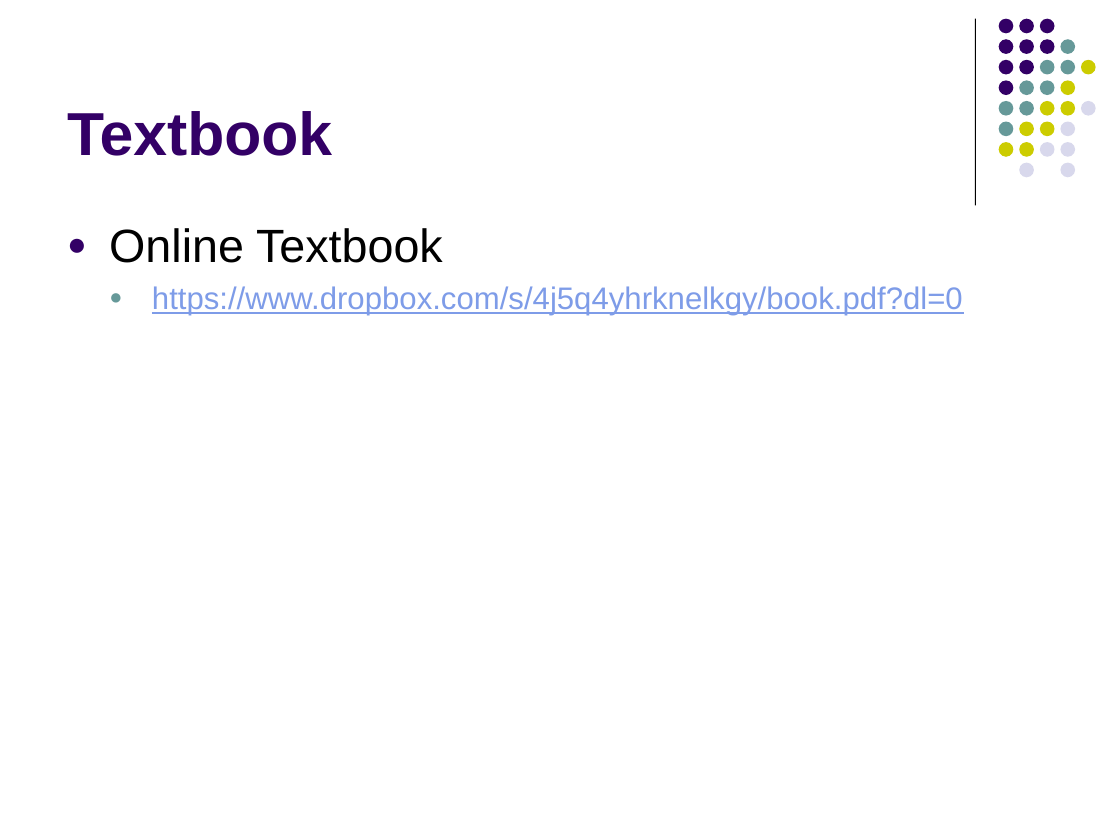
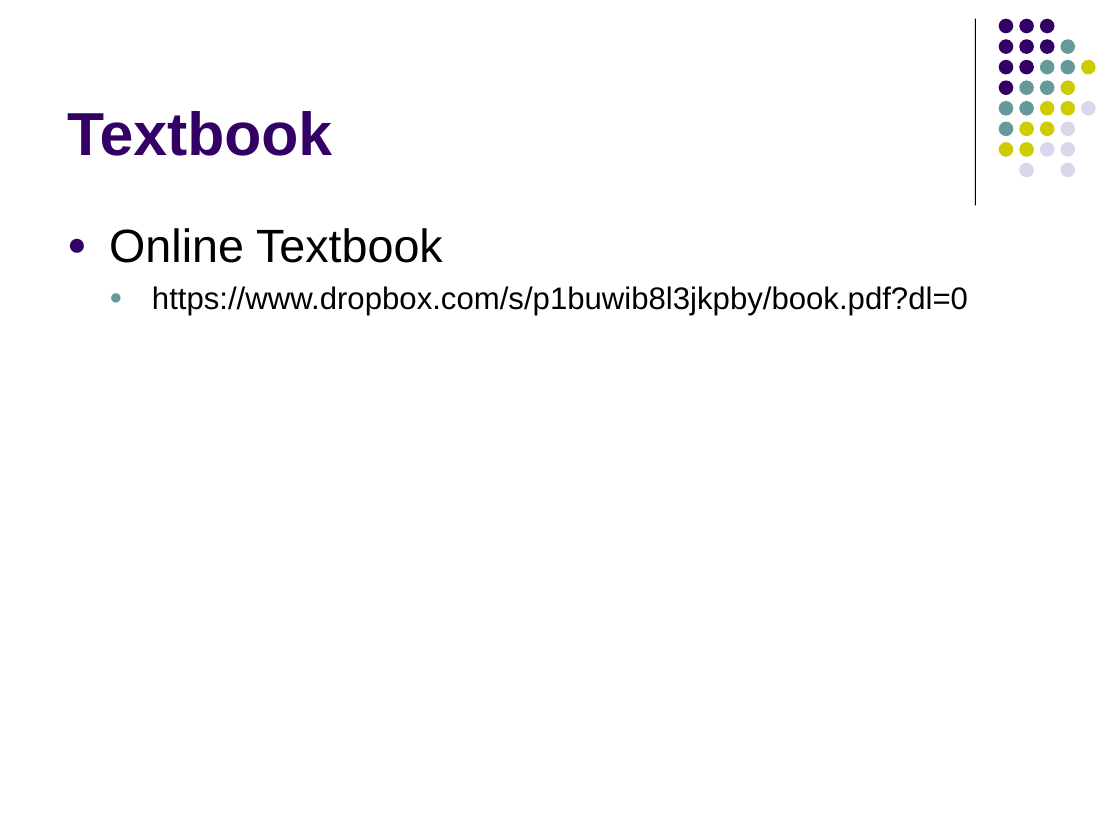
Before and after one commit to lutzhamel/CSC402, a slide deck: slide 3 of notes/csc402-ln001.pptx. Drawn at 1120x840 pixels with LibreOffice and Linux fonts; fonts in the diff are those of the drawing. Boxes give left, top, right and bottom in pixels: in the first picture for what was removed or moved away, otherwise in the second. Text is boxed around its words. In the diff, an @@ line names an element or a change of style, - is before the commit and + after.

```diff
--- a/notes/csc402-ln001.pptx
+++ b/notes/csc402-ln001.pptx
@@ text at [152,286,968,315]: text changed; text colour #7E9CE8 to #000000 @@
-  ● https://www.dropbox.com/s/4j5q4yhrknelkgy/book.pdf?dl=0
+  ● https://www.dropbox.com/s/p1buwib8l3jkpby/book.pdf?dl=0
```
Also in this commit, not shown: 1 other file.
